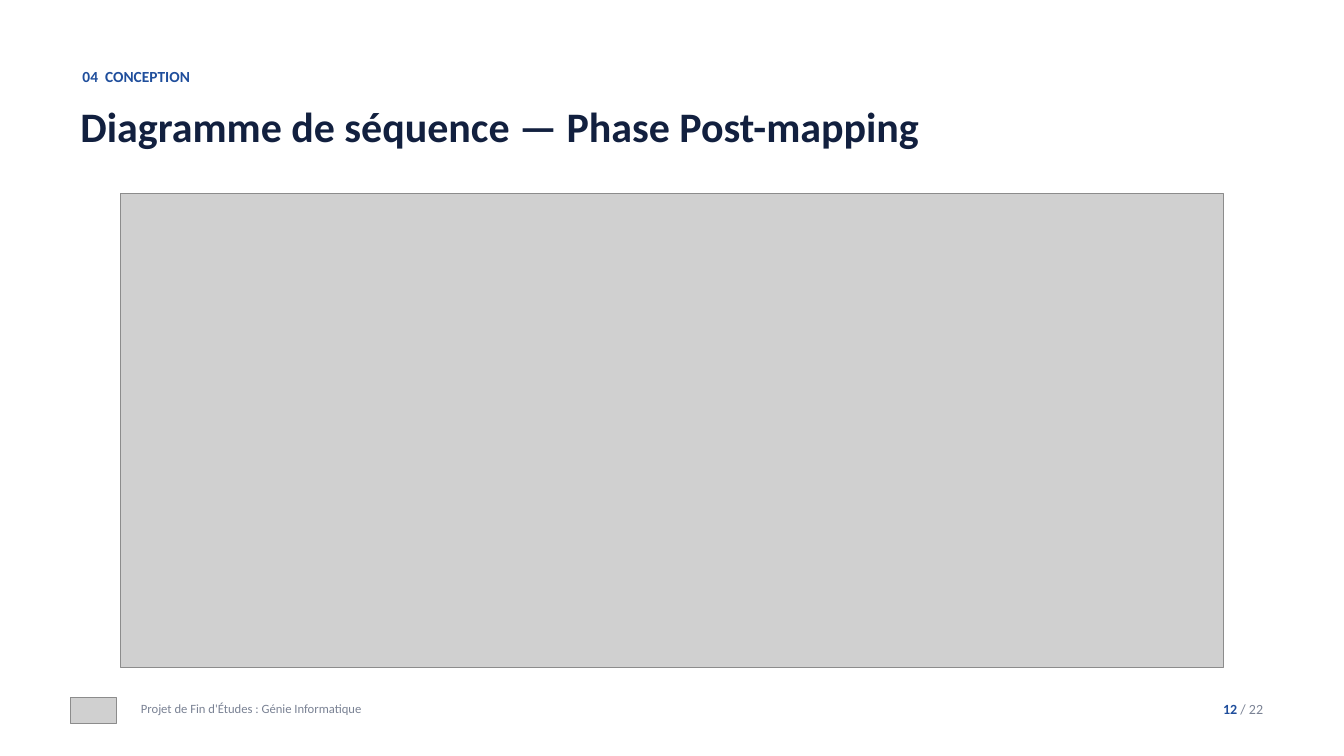
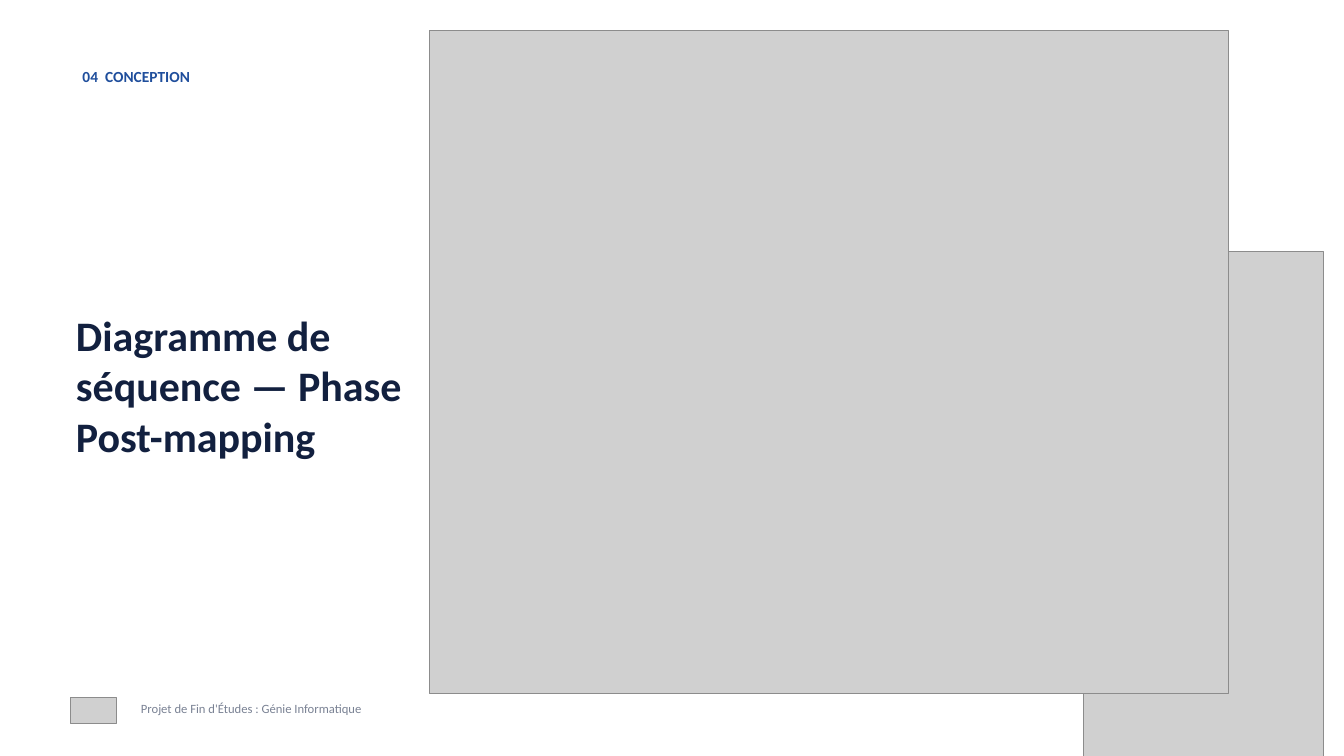
Before and after one commit to tahaghailan21-max/presentation-pfe, a slide deck: slide 12 of Presentation_PFE_TahaGHAILAN_v2.pptx. Drawn at 1344x756 pixels with LibreOffice and Linux fonts; fonts in the diff are those of the drawing; grey boxes stand for pictures. Boxes give left, top, right and bottom in pixels: in the first picture for what was removed or moved away, otherwise in the second. Text is boxed around its words. In the diff, an @@ line names an element or a change of style, - is before the commit and + after.

```diff
--- a/Presentation_PFE_TahaGHAILAN_v2.pptx
+++ b/Presentation_PFE_TahaGHAILAN_v2.pptx
@@ picture: place and size @@
-picture at <box>121,194,1224,667</box>
+picture at <box>430,31,1229,694</box>
@@ picture added at <box>1084,252,1324,756</box> @@
@@ text "Diagramme de séquence — Phase ..." rewrapped from <box>80,112,918,149</box> to <box>76,321,401,459</box> @@
@@ text removed at <box>1223,705,1263,714</box> @@
-12 / 22
```
Also in this commit, not shown: 14 other slides changed.
